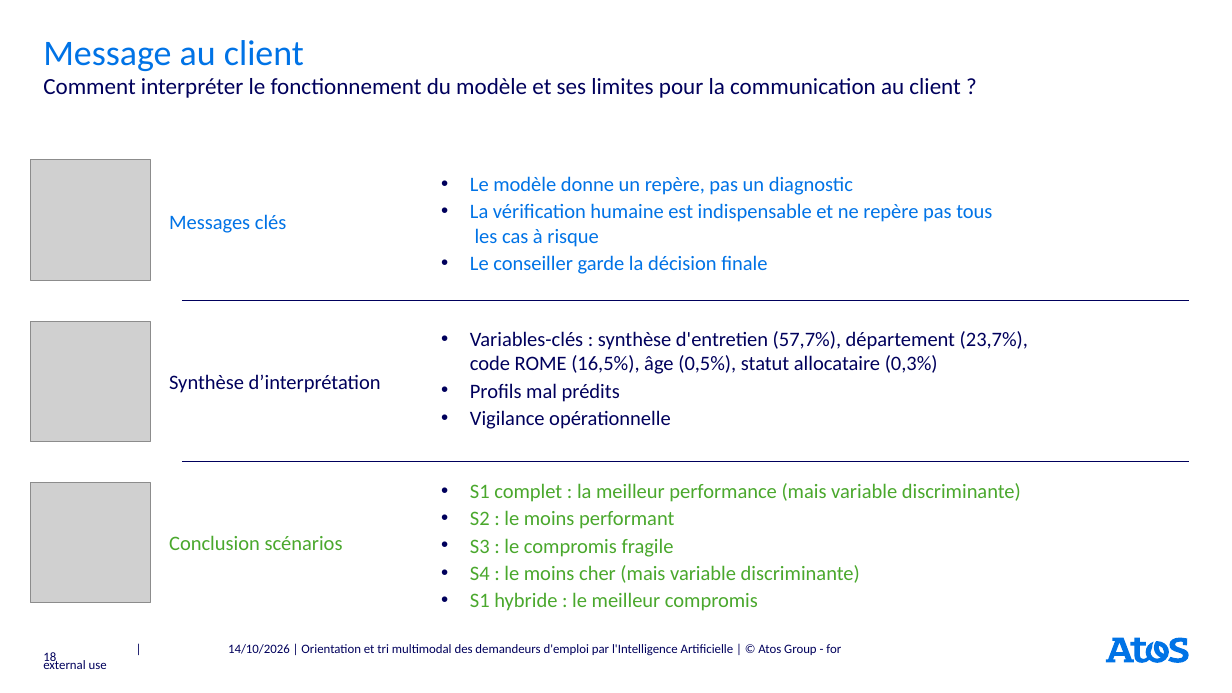
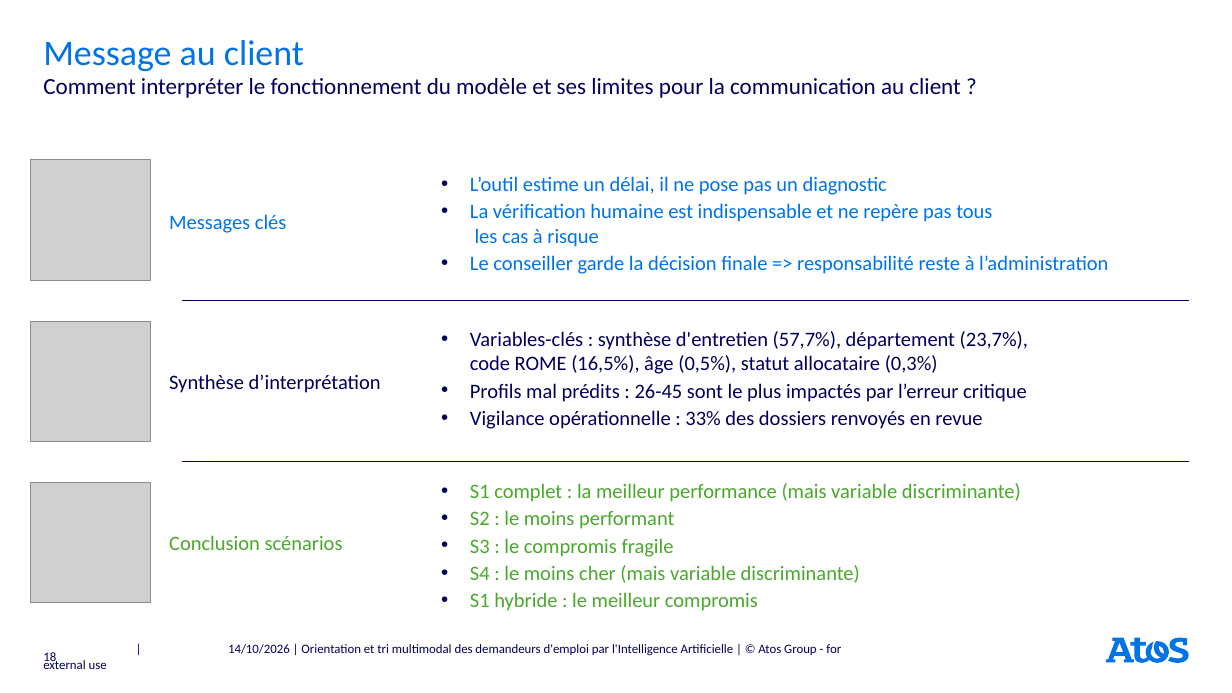
Before and after one commit to rbatos/Cas_usage_certif, a slide deck: slide 18 of presentation/Support_soutenance_certif.pptx. Drawn at 1232x693 pixels with LibreOffice and Linux fonts; fonts in the diff are those of the drawing; grey boxes stand for pictures. Boxes give left, top, right and bottom in pixels: in the first picture for what was removed or moved away, otherwise in the second. Text is boxed around its words. In the diff, an @@ line names an element or a change of style, - is before the commit and + after.

```diff
--- a/presentation/Support_soutenance_certif.pptx
+++ b/presentation/Support_soutenance_certif.pptx
@@ text at [470,176,887,195]: text changed @@
-• Le modèle donne un repère, pas un diagnostic
+• L’outil estime un délai, il ne pose pas un diagnostic
@@ text at [470,255,1108,274]: text changed @@
-• Le conseiller garde la décision finale
+• Le conseiller garde la décision finale => responsabilité reste à l’administration
@@ text at [470,383,1027,429]: text changed @@
-• Profils mal prédits
-• Vigilance opérationnelle
+• Profils mal prédits : 26-45 sont le plus impactés par l’erreur critique
+• Vigilance opérationnelle : 33% des dossiers renvoyés en revue
```
Also in this commit, not shown: 3 other slides changed, 3 other files.
